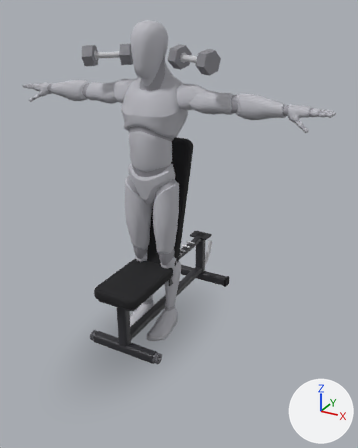
What one commit did to the glTF model app/src/main/assets/mannequins/db_incline_press_75.glb.
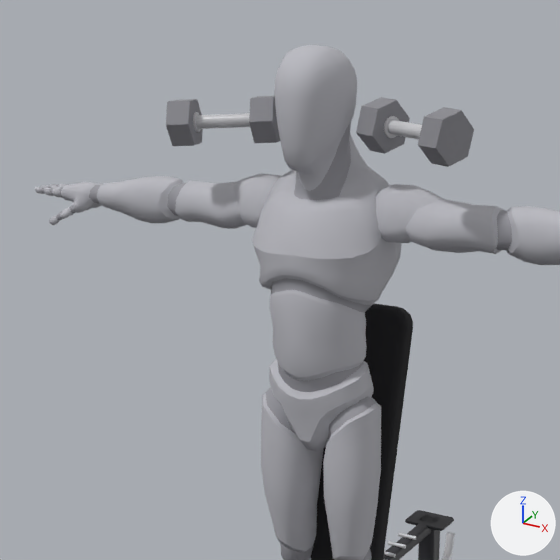
Each version is shown whole from a camera (50 mm lens) standing at (1.453, -2.323, 1.896) and looking at (0.203, -0.049, 0.76), then close up on the part from 2% to 73% of the width and 0% to 57% of the height. Lighting does not change. The marker at lower right points along +X, +Y and +Z. The last two pictures show the newer version. Where no turn or scale is listed for an object, it has been applied to the vertices.

In view in the first close-up: 'bench_back_pad', 'body', 'body_1', 'dumbbell_l_2', 'dumbbell_l_4', 'dumbbell_r_2', 'dumbbell_r_4' and 11 more.
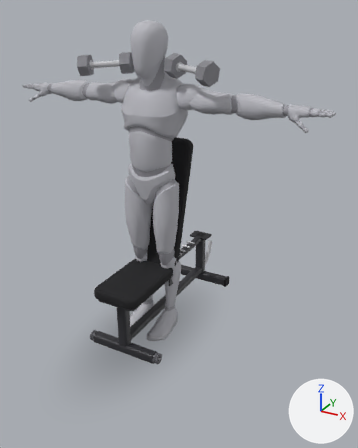
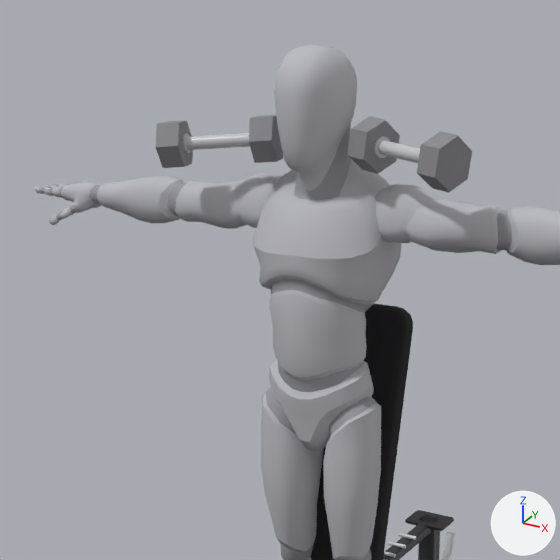
ob_dumbbell_r is not drawn itself; it is the parent of ob_dumbbell_r_0, ob_dumbbell_r_1, ob_dumbbell_r_2, ob_dumbbell_r_3, ob_dumbbell_r_4.
ob_dumbbell_l is not drawn itself; it is the parent of ob_dumbbell_l_0, ob_dumbbell_l_1, ob_dumbbell_l_2, ob_dumbbell_l_3, ob_dumbbell_l_4.

Changed parts and their boxes [x1, y1, x2, y2] in the close-ups (560 x 560 px):
'dumbbell_l_2', moved, turned
    before: [418, 107, 474, 167]
    after: [417, 131, 472, 192]
'dumbbell_l_4', moved, turned
    before: [356, 97, 410, 154]
    after: [348, 117, 400, 174]
'dumbbell_r_2', moved, turned
    before: [166, 99, 203, 146]
    after: [156, 120, 193, 168]
'dumbbell_r_4', moved, turned
    before: [249, 96, 280, 143]
    after: [249, 115, 283, 163]
'dumbbell_r_0', moved, turned
    before: [196, 113, 250, 129]
    after: [186, 133, 250, 150]
'dumbbell_l_0', moved, turned
    before: [388, 120, 422, 140]
    after: [378, 140, 420, 163]
'dumbbell_l_3', moved, turned
    before: [384, 116, 399, 138]
    after: [374, 137, 390, 158]
'dumbbell_r_1', moved, turned
    before: [193, 112, 201, 132]
    after: [183, 133, 191, 154]

Edits to the bpy script that builds the scene:
```text
Change ob_dumbbell_r:
    ob_dumbbell_r.location: (-0.261, -0.00411, 1.652) -> (-0.261, -0.0303, 1.606)
    ob_dumbbell_r.rotation_euler: (-0.00853, -0.0485, 0.348) -> (-0.0123, -0.0705, 0.345)  # degrees (-0.5, -2.8, 20) -> degrees (-0.7, -4, 20)
Change ob_dumbbell_r_2:
    ob_dumbbell_r_2.location: (-0.105, 0.0, 0.0) -> (-0.118, 0.0, 0.0)
Change ob_dumbbell_r_4:
    ob_dumbbell_r_4.location: (0.105, 0.0, 0.0) -> (0.118, 0.0, 0.0)
Change ob_dumbbell_l:
    ob_dumbbell_l.location: (0.261, -0.00411, 1.652) -> (0.261, -0.0303, 1.606)
    ob_dumbbell_l.rotation_euler: (-0.274, -0.0485, 2.793) -> (-0.4, -0.0705, 2.797)  # degrees (-16, -2.8, 160) -> degrees (-23, -4, 160)
Change ob_dumbbell_l_2:
    ob_dumbbell_l_2.location: (-0.105, 0.0, 0.0) -> (-0.118, 0.0, 0.0)
Change ob_dumbbell_l_4:
    ob_dumbbell_l_4.location: (0.105, 0.0, 0.0) -> (0.118, 0.0, 0.0)
```
